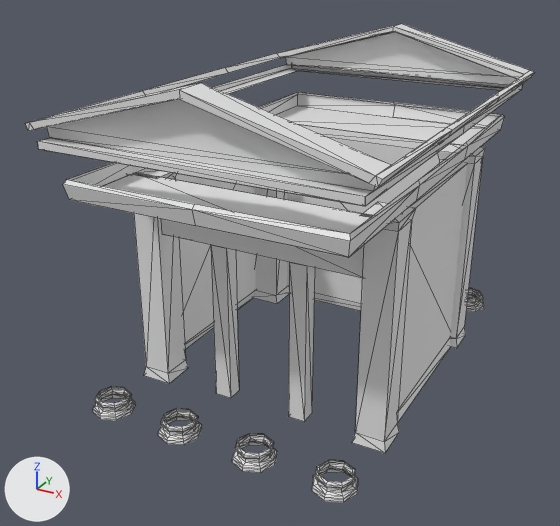
The COLLADA model art/meshes/structural/athena_nike_struct.dae as it was, and as the next commit left it.
Camera for both pictures: a camera (50 mm lens) standing at (11.39, -23.3, 16.24) and looking at (-0.75, -1.23, 5.21). The axes (+X, +Y, +Z) are drawn at lower left. The lights are the same throughout. The first picture is the older version. Mesh edges are drawn as thin lines. Vertices at exactly the same position are counted once.

In view in the first picture: 'hele_struct'.
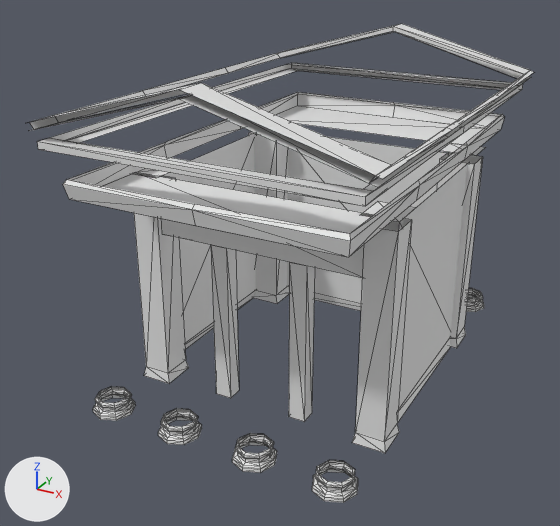
What the commit changed:
me_hele_struct is used by ob_hele_struct; location (0.0, 0.0, 0.0).
me_hele_struct had 763 vertices, 1198 faces and spanned x -5.4..5.4, y -7.7..7.7, z 1.1..12.5.
me_hele_struct now has 723 vertices, 1124 faces and spans x -5.4..5.4, y -7.7..7.7, z 1.1..12.5.
me_hele_struct part 1: the loose piece of 5 vertices spanning x -5.1..5.1, y -7.2, z 10.6..12.3 is deleted.
me_hele_struct part 2: the loose piece of 5 vertices spanning x -5.1..5.1, y 7.1, z 10.6..12.3 is deleted.
Part 3, on me_hele_struct:
30 vertices are removed from x -5.2..5.2, y -7.7..7.7, z 8.8..11.1.
107 faces are deleted.
39 new faces join them.

Boxes (x1, y1, x2, y2) around the edits, measured in the pictures (560 x 526 px):
'hele_struct', reshaped: before (25, 24, 534, 503); after (29, 24, 534, 503)
part 1 of me_hele_struct, deleted: before (47, 99, 375, 191)
part 2 of me_hele_struct, deleted: before (285, 32, 517, 85)
part 3 of me_hele_struct, reshaped: before (25, 31, 534, 258); after (30, 32, 534, 234)
